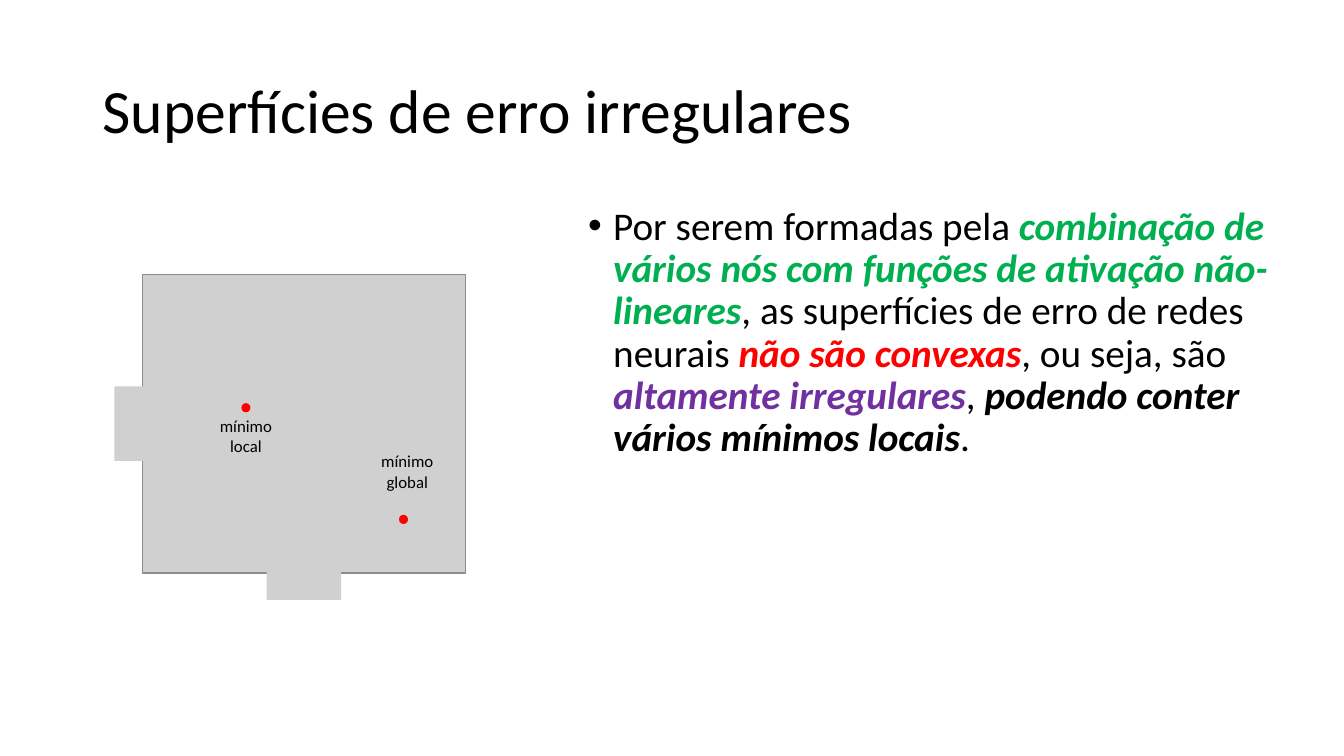
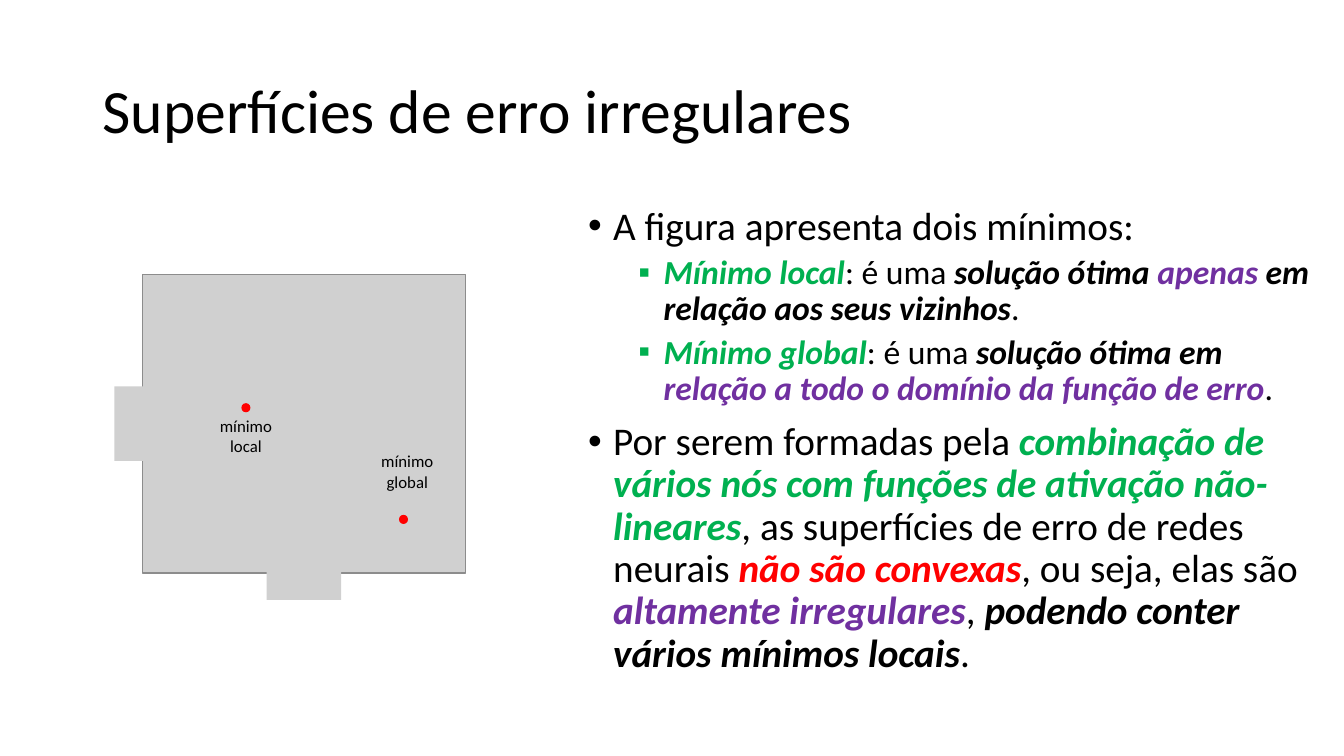
Before and after one commit to zz4fap/t320_aprendizado_de_maquina, a slide deck: slide 10 of slides/T320_Redes_Neurais_Artificiais (Parte III).pptx (slide 9 before the commit). Drawn at 1344x756 pixels with LibreOffice and Linux fonts; fonts in the diff are those of the drawing; grey boxes stand for pictures. Boxes give left, top, right and bottom in pixels: in the first picture for what was removed or moved away, otherwise in the second. Text is boxed around its words. In the diff, an @@ line names an element or a change of style, - is before the commit and + after.

```diff
--- a/slides/T320_Redes_Neurais_Artificiais (Parte III).pptx
+++ b/slides/T320_Redes_Neurais_Artificiais (Parte III).pptx
@@ text at bbox=[613, 212, 1309, 668]: text changed @@
-• Por serem formadas pela combinação de vários nós com funções de ativação não-lineares, as superfícies de erro de redes neurais não são convexas, ou seja, são altamente irregulares, podendo conter vários mínimos locais.
+• A figura apresenta dois mínimos:
+  ▪ Mínimo local: é uma solução ótima apenas em relação aos seus vizinhos.
+  ▪ Mínimo global: é uma solução ótima em relação a todo o domínio da função de erro.
+• Por serem formadas pela combinação de vários nós com funções de ativação não-lineares, as superfícies de erro de redes neurais não são convexas, ou seja, elas são altamente irregulares, podendo conter vários mínimos locais.
```
Also in this commit, not shown: 9 other slides changed, 1 slide added, 1 other file.
